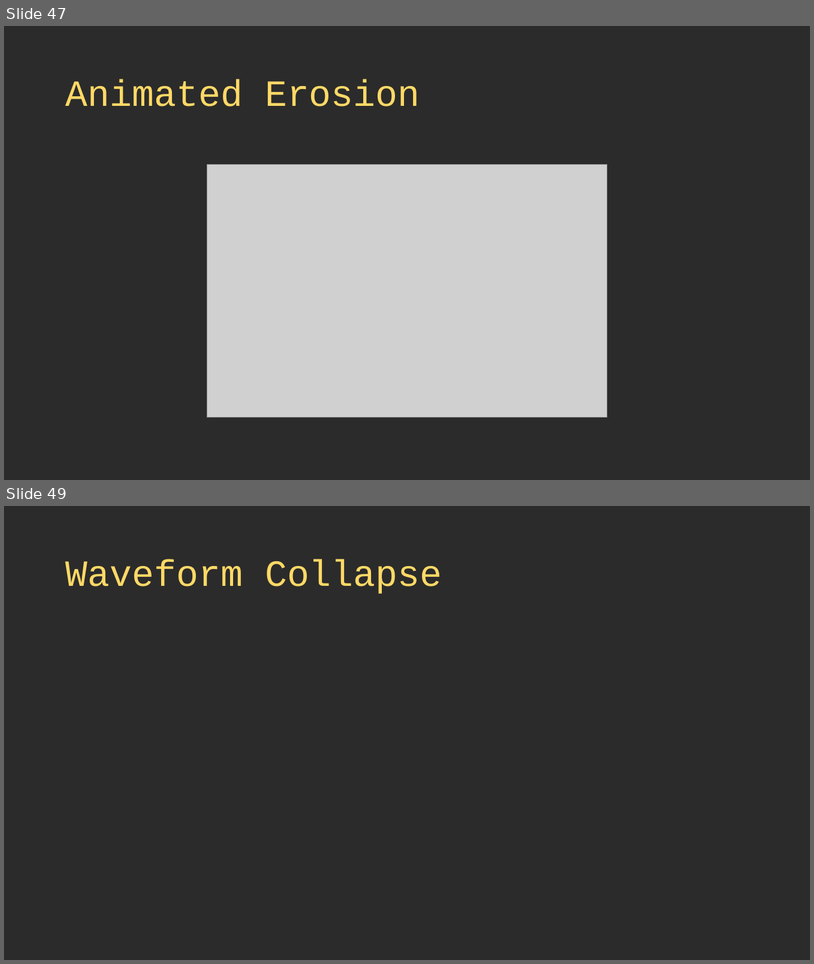
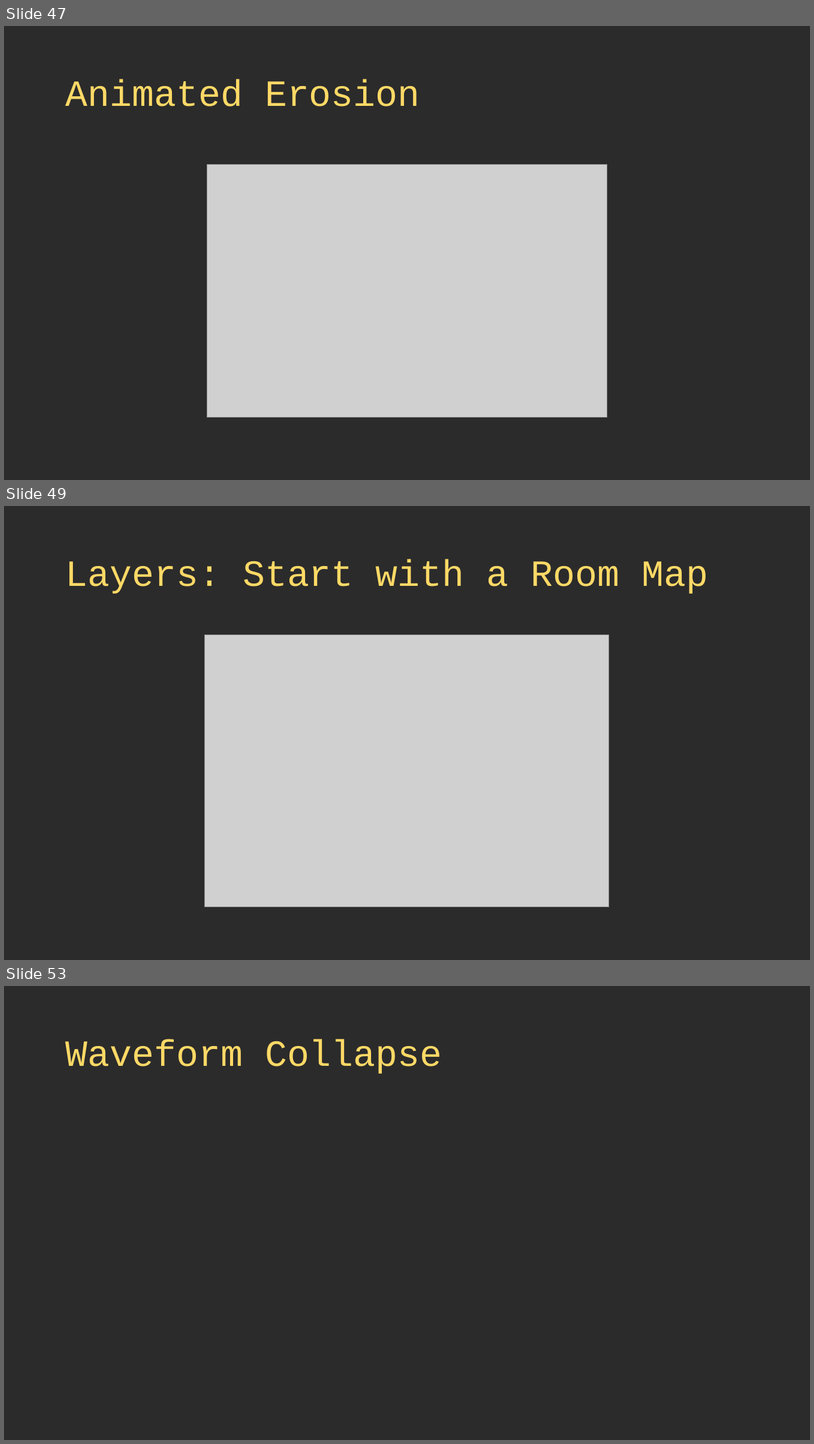
Before and after one commit to thebracket/roguelike-celebration-2020, a slide deck: Procedural Map Generation Techniques.pptx. Shown one above the other, each under a label of ours: slides 47 and 49 before the commit, slides 47, 49 and 53 after it; the slides between them are not shown. The pictures are 814x964 and 814x1444 pixels, drawn with LibreOffice and Linux fonts; fonts in the diff are those of the drawing; grey boxes stand for pictures; background and template pictures are left out; a plain dark background stands for a picture behind light text. Boxes give left, top, right and bottom in pixels: in the first picture for what was removed or moved away, otherwise in the second. Text is boxed around its words. In the diff, an @@ line names an element or a change of style, - is before the commit and + after.

Commit message:
Layer combinations.

```diff
--- a/Procedural Map Generation Techniques.pptx
+++ b/Procedural Map Generation Techniques.pptx
@@ slide 49 added at bbox=[4, 506, 810, 960], background picture (left out) @@
@@ title added at bbox=[65, 559, 708, 594], 44 pt, text #FFD966 @@
+Layers: Start with a Room Map
@@ picture added at bbox=[205, 635, 609, 907] @@
@@ what was slide 49 is now slide 53 @@
```
Also in this commit, not shown: 1 slide changed, 3 other slides added, 4 other files.
